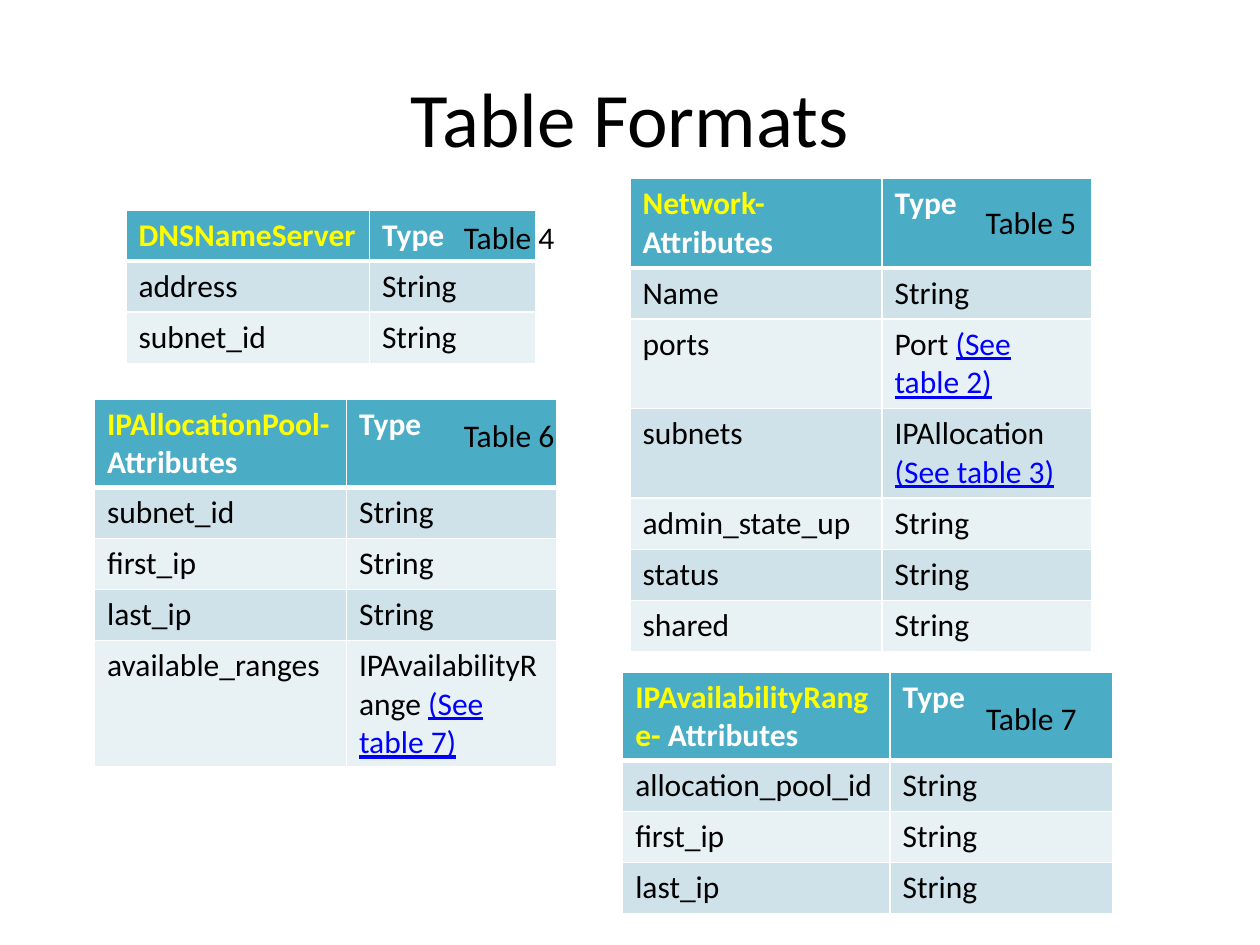
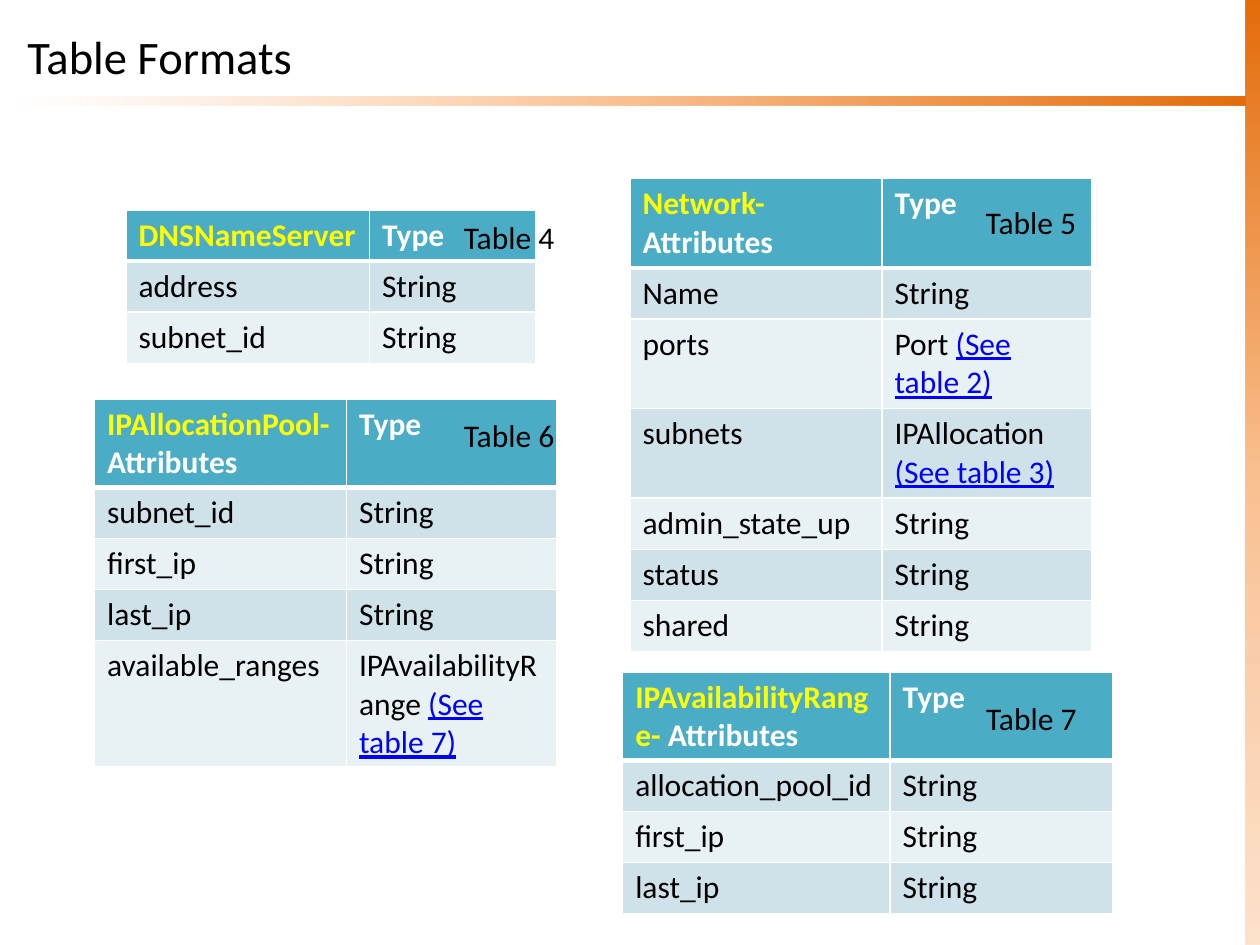
Before and after one commit to sknrao/openstack-neutron-revengg, a slide deck: slide 11 of OS-Neutron-DB.pptx. Drawn at 1260x945 pixels with LibreOffice and Linux fonts; fonts in the diff are those of the drawing. Boxes give left, top, right and bottom in pixels: in the first picture for what was removed or moved away, otherwise in the second. Text is boxed around its words. In the diff, an @@ line names an element or a change of style, - is before the commit and + after.

Commit message:
Updated multiple slides with themes
No text/content modification has been done - only theme and at some
places, content holder re-alignments.

```diff
--- a/OS-Neutron-DB.pptx
+++ b/OS-Neutron-DB.pptx
@@ title "Table Formats" moved from (x1=411, y1=93, x2=848, y2=148) to (x1=27, y1=41, x2=291, y2=75) @@
@@ title "Table Formats" at (x1=27, y1=41, x2=291, y2=75): size 44 to 26.7 pt; alignment centre to left @@
@@ rectangle added at (x1=1245, y1=0, x2=1260, y2=945), fill gradient #E46C0A to #FAC090 to #FCD5B5 @@
@@ rectangle added at (x1=15, y1=97, x2=1245, y2=106), fill gradient #E46C0A to #FAC090 to #FCD5B5 @@
```
Also in this commit, not shown: 82 other slides changed, 8 other files.
